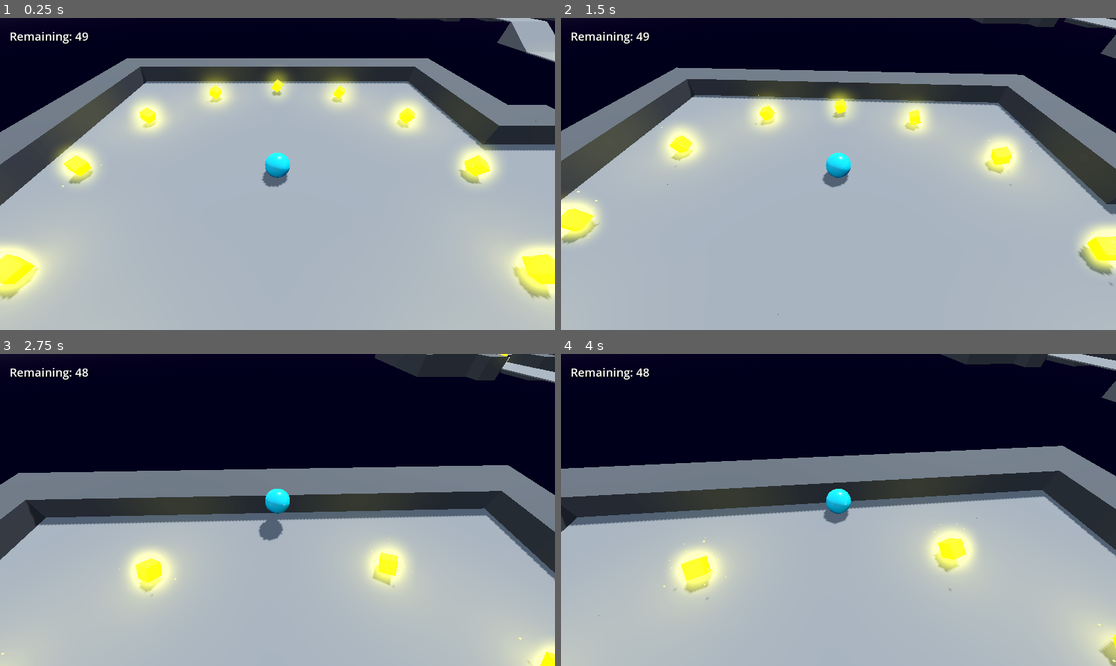
Above: before the commit, frames 1-4 (two rows, left to right).
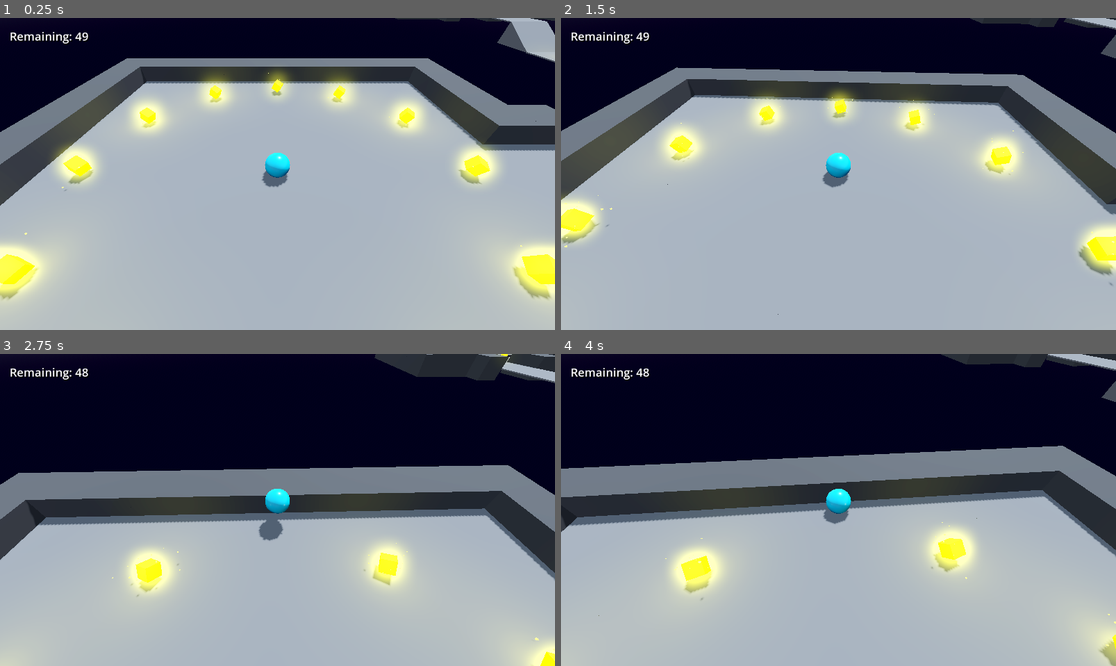
Above: after the commit, the same moments.

Repository: jrenato/godot-roll-a-ball
Game: Godot game, scene res://levels/level.tscn
Two runs of this game, one before a commit and one after it. Both use one fixed random seed, a clock stepped at 60 frames per second and the inputs below.
Inputs (mouse positions are in pixels of both pictures, inside the frame that each line leads up to):
- Up to frame 1 (0.25 s): no input
- Up to frame 2 (1.5 s): move the mouse to (866, 174) at 0.52 s; hold W (move_forward) from 0.53 s (still down); move the mouse to (810, 174) at 1.27 s
- Up to frame 3 (2.75 s): keep holding W (move_forward); move the mouse to (288, 503) at 2.02 s
- Up to frame 4 (4 s): keep holding W (move_forward); move the mouse to (832, 516) at 2.77 s; move the mouse to (877, 513) at 3.52 s

The runs differ from the first frame. In frame 1, less than 0.1% of the frame differs, in the area x 0-99%, y 17-86%; in frame 2, less than 0.1%, in the area x 0-85%, y 24-74%; in frame 3, less than 0.1%; in frame 4, less than 0.1%.

Commit message:
Reduced pickup particles visibility AABB

Diff:
--- a/levels/pickup.tscn
+++ b/levels/pickup.tscn
@@ -48,6 +48,7 @@
 
 [node name="GPUParticles3D" type="GPUParticles3D" parent="."]
 amount = 16
+visibility_aabb = AABB(-1, -1, -1, 2, 2, 2)
 trail_lifetime = 0.5
 process_material = SubResource("ParticleProcessMaterial_m5ni1")
 draw_pass_1 = SubResource("SphereMesh_ojwrg")
